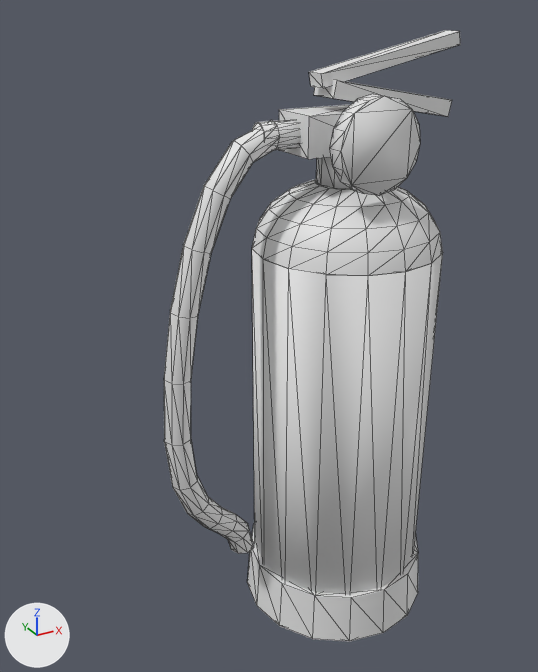
The glTF model models/extinguisher-brass.glb, before and after one commit.
Both versions are drawn from a camera (50 mm lens) standing at (-0.395, -0.565, 0.606) and looking at (-0.078, 0.011, 0.318). Every picture has the same lights, and +X, +Y and +Z are marked at lower left. The first picture is the older version. Mesh edges are drawn as thin lines. Vertices at exactly the same position are counted once.

Objects in the first picture: 'fire_extinguisher'.
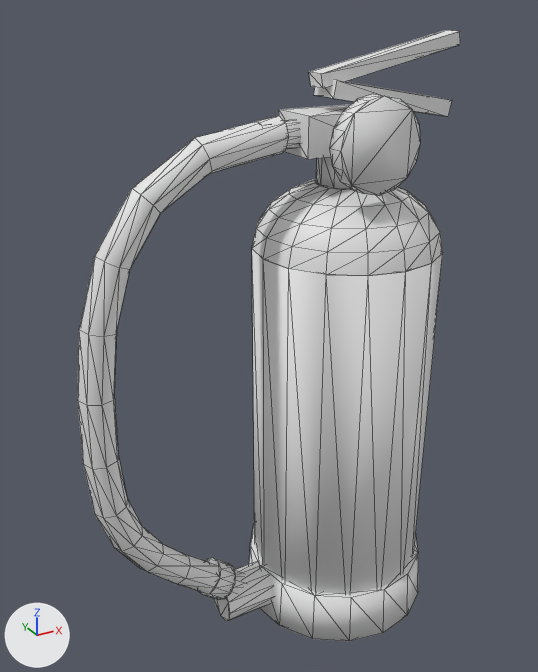
Patch to the scene script:
```diff
--- a/models/extinguisher-brass.glb.py
+++ b/models/extinguisher-brass.glb.py
@@ me_cylinder_024 @@
 # used by ob_fire_extinguisher; location = (0.0, 0.0, 0.0)
-me_cylinder_024.from_pydata(...)  # 371 vertices, 694 faces; spans x -0.194..0.11, y -0.099..0.099, z 0.0..0.587
+me_cylinder_024.from_pydata(...)  # 419 vertices, 782 faces; spans x -0.27..0.11, y -0.099..0.099, z 0.0..0.587
+# me_cylinder_024 part 1: a new loose piece, a 12-sided cylinder along x spanning x -0.143..-0.083, y -0.024..0.024, z 0.006..0.054, in mat_extinguisher_rubber (white #e7e7e7)
+# me_cylinder_024 part 2: the loose piece of 104 vertices spanning x -0.194..-0.081, y -0.013..0.013, z 0.09..0.521 is rebuilt with 104 vertices and now spans x -0.27..-0.074, y -0.016..0.016, z 0.018..0.523
+# me_cylinder_024 part 3: a new loose piece of 24 vertices spanning x -0.168..-0.127, y -0.019..0.019, z 0.037..0.081, in mat_extinguisher_brass (white #e7e7e7)
 me_cylinder_024.materials.append(mat_extinguisher_red)
 me_cylinder_024.materials.append(mat_extinguisher_brass)
-me_cylinder_024.materials.append(mat_extinguisher_black)  # white #e7e7e7
 me_cylinder_024.materials.append(mat_extinguisher_rubber)
```

Pixel boxes [x1, y1, x2, y2] of what changed, in the pictures (538 x 672 px):
'fire_extinguisher', reshaped (29% wider): before [164, 30, 460, 642]; after [78, 30, 460, 642]
part 1 of me_cylinder_024, added: after [213, 561, 273, 621]
part 2 of me_cylinder_024, rebuilt (81% wider, 10% taller): before [164, 120, 280, 554]; after [78, 116, 289, 593]
part 3 of me_cylinder_024, added: after [198, 558, 236, 600]
